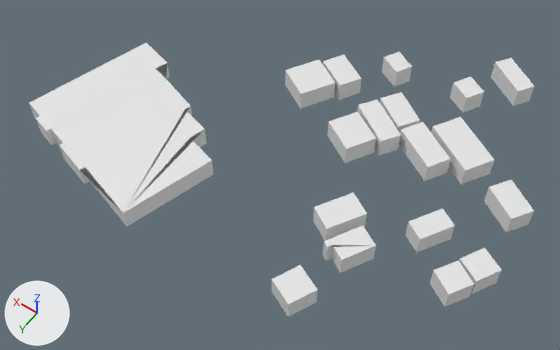
An edit to the glTF model output/glb/tile_367.glb, drawn before and after from the same camera.
One viewpoint serves both versions: a 50 mm camera at (-153.0, 173.0, 273.0) aimed at (-25.0, -7.0, -10.0). Every picture has the same lights, and +X, +Y and +Z are marked at lower left. The older version comes first. Vertices at exactly the same position are counted once.
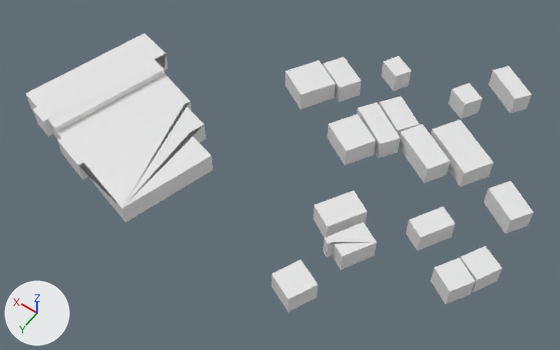
Location of each change, (x1, y1, x2, y2) in pixels of the pictures (560 x 350 px; the box of a moved part takes in the faces that stretch with it):
'Mesh_0', reshaped
    before: (29, 43, 535, 317)
    after: (26, 33, 534, 312)
part 1 of me_mesh_0, moved or reshaped
    before: (272, 265, 318, 317)
    after: (272, 259, 318, 312)
part 2 of me_mesh_0, moved or reshaped
    both: (285, 60, 335, 109)
part 3 of me_mesh_0, moved or reshaped
    before: (323, 55, 361, 100)
    after: (323, 57, 361, 102)
part 4 of me_mesh_0, moved or reshaped
    before: (327, 112, 376, 163)
    after: (327, 114, 376, 165)
part 5 of me_mesh_0, moved or reshaped
    before: (357, 99, 401, 156)
    after: (357, 102, 400, 158)
part 6 of me_mesh_0, moved or reshaped
    before: (380, 92, 420, 133)
    after: (379, 96, 419, 137)
part 7 of me_mesh_0, moved or reshaped
    before: (399, 122, 450, 181)
    after: (399, 124, 450, 183)
part 8 of me_mesh_0, moved or reshaped
    before: (431, 117, 494, 184)
    after: (431, 120, 494, 187)
part 9 of me_mesh_0, moved or reshaped
    before: (484, 180, 534, 232)
    after: (484, 181, 534, 234)
part 10 of me_mesh_0, moved or reshaped
    before: (430, 260, 474, 307)
    after: (430, 258, 475, 304)
part 11 of me_mesh_0, moved or reshaped
    before: (459, 248, 502, 294)
    after: (460, 246, 502, 293)
part 12 of me_mesh_0, moved or reshaped
    before: (405, 208, 455, 252)
    after: (406, 207, 455, 251)
part 13 of me_mesh_0, moved or reshaped
    before: (323, 226, 376, 273)
    after: (323, 222, 377, 270)
part 14 of me_mesh_0, moved or reshaped
    before: (313, 192, 367, 241)
    after: (313, 190, 367, 238)
part 15 of me_mesh_0, moved or reshaped
    before: (382, 52, 412, 87)
    after: (381, 56, 411, 91)
part 16 of me_mesh_0, moved or reshaped
    before: (491, 58, 535, 106)
    after: (489, 66, 532, 113)
part 17 of me_mesh_0, moved or reshaped
    before: (450, 77, 484, 113)
    after: (448, 83, 482, 119)
part 18 of me_mesh_0, rebuilt (15% narrower, 19% shorter)
    before: (29, 43, 213, 226)
    after: (57, 74, 213, 222)
part 19 of me_mesh_0, added
    after: (26, 33, 168, 140)

The edits, one by one:
me_mesh_0 is used by ob_mesh_0; location (0.0, 0.0, 0.0).
me_mesh_0 had 180 vertices, 238 faces and spanned x -132.0..85.0, y -118.0..60.0, z 0.0..10.0.
me_mesh_0 now has 184 vertices, 238 faces and spans x -132.0..85.0, y -118.0..60.0, z -5.0..16.0.
me_mesh_0 part 1: the loose piece of 8 vertices spanning x -78.0..-61.0, y 38.0..55.0, z 0.0..10.0 is moved by (0.0, 0.0, 4.0).
me_mesh_0 part 2: the loose piece of 8 vertices spanning x -23.0..1.0, y -63.0..-39.0, z 0.0..10.0 is moved by (0.0, 0.0, -1.0).
me_mesh_0 part 3: the loose piece of 8 vertices spanning x -31.0..-10.0, y -73.0..-54.0, z 0.0..10.0 is moved by (0.0, 0.0, -2.0).
me_mesh_0 part 4: the loose piece of 8 vertices spanning x -56.0..-34.0, y -45.0..-23.0, z 0.0..10.0 is moved by (0.0, 0.0, -2.0).
me_mesh_0 part 5: the loose piece of 8 vertices spanning x -64.0..-39.0, y -57.0..-35.0, z 0.0..10.0 is moved by (0.0, 0.0, -2.0).
me_mesh_0 part 6: the loose piece of 8 vertices spanning x -67.0..-45.0, y -67.0..-47.0, z 0.0..10.0 is moved by (0.0, 0.0, -3.0).
me_mesh_0 part 7: the loose piece of 8 vertices spanning x -89.0..-63.0, y -57.0..-35.0, z 0.0..10.0 is moved by (0.0, 0.0, -1.0).
me_mesh_0 part 8: the loose piece of 8 vertices spanning x -105.0..-74.0, y -69.0..-42.0, z 0.0..10.0 is moved by (0.0, 0.0, -2.0).
me_mesh_0 part 9: the loose piece of 8 vertices spanning x -130.0..-109.0, y -49.0..-31.0, z 0.0..10.0 is moved by (0.0, 0.0, -1.0).
me_mesh_0 part 10: the loose piece of 8 vertices spanning x -126.0..-110.0, y 0.0..16.0, z 0.0..10.0 is moved by (0.0, 0.0, 2.0).
me_mesh_0 part 11: the loose piece of 8 vertices spanning x -132.0..-116.0, y -12.0..4.0, z 0.0..10.0 is moved by (0.0, 0.0, 1.0).
me_mesh_0 part 12: the loose piece of 8 vertices spanning x -107.0..-91.0, y -19.0..0.0, z 0.0..10.0 is moved by (0.0, 0.0, 1.0).
me_mesh_0 part 13: the loose piece of 12 vertices spanning x -86.0..-68.0, y 7.0..26.0, z 0.0..10.0 is moved by (0.0, 0.0, 2.0).
me_mesh_0 part 14: the loose piece of 8 vertices spanning x -75.0..-55.0, y -5.0..18.0, z 0.0..10.0 is moved by (0.0, 0.0, 1.0).
me_mesh_0 part 15: the loose piece of 8 vertices spanning x -47.0..-32.0, y -90.0..-77.0, z 0.0..10.0 is moved by (0.0, 0.0, -3.0).
me_mesh_0 part 16: the loose piece of 8 vertices spanning x -100.0..-78.0, y -118.0..-99.0, z 0.0..10.0 is moved by (0.0, 0.0, -5.0).
me_mesh_0 part 17: the loose piece of 8 vertices spanning x -83.0..-68.0, y -95.0..-81.0, z 0.0..10.0 is moved by (0.0, 0.0, -4.0).
me_mesh_0 part 18: the loose piece of 40 vertices spanning x -5.0..85.0, y -23.0..60.0, z 0.0..10.0 is rebuilt with 24 vertices and now spans x -5.0..59.0, y -10.0..60.0, z 3.0..13.0.
me_mesh_0 part 19: a new loose piece of 20 vertices spanning x 44.0..85.0, y -23.0..46.0, z 6.0..16.0.
